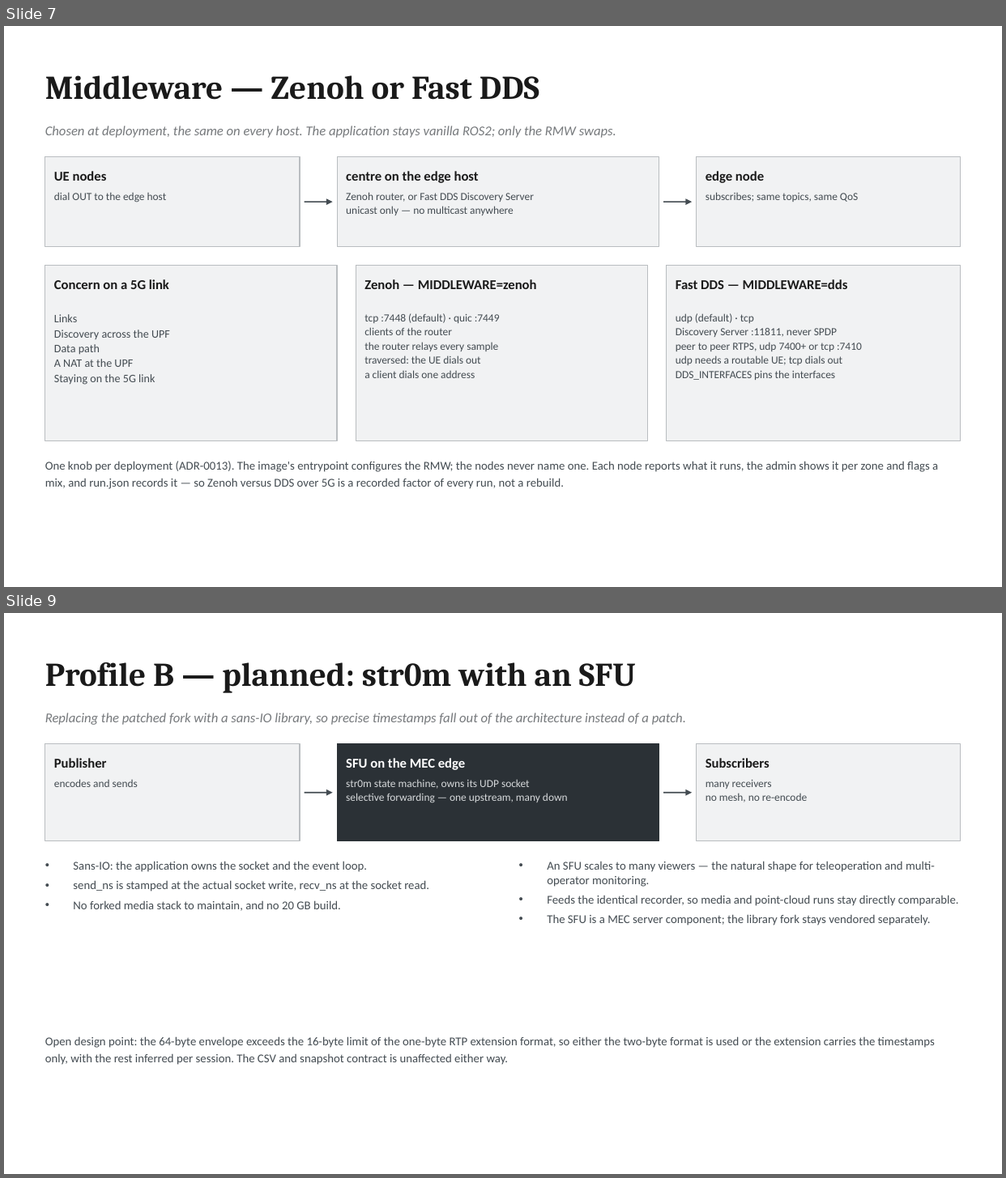
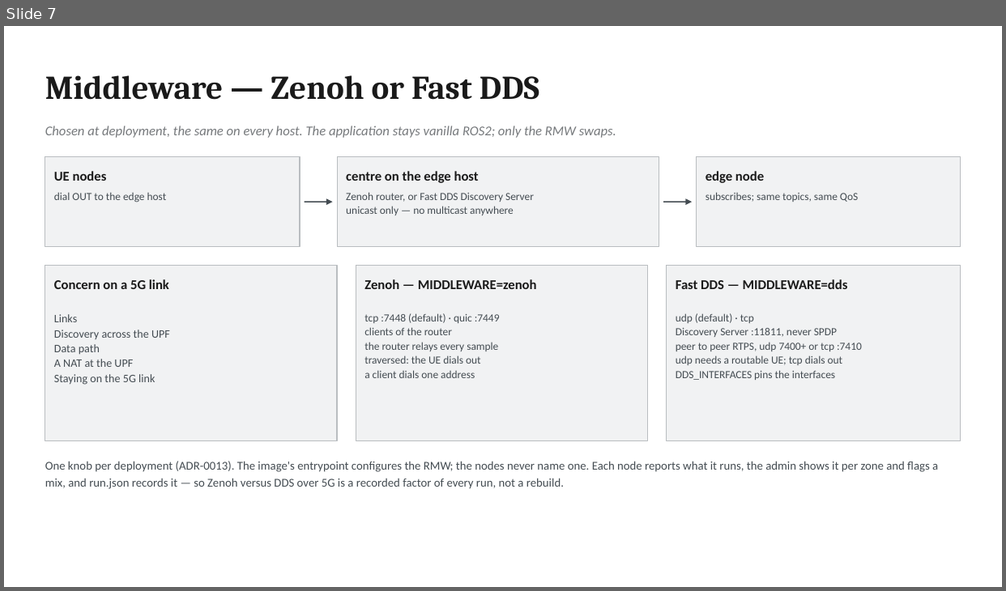
Before and after one commit to morosev/mec-cast, a slide deck: docs/slides/mec-cast-architecture.pptx. Shown one above the other, each under a label of ours: slides 7 and 9 before the commit, slide 7 after it; the slides between them are not shown. The pictures are 1006x1178 and 1006x591 pixels, drawn with LibreOffice and Linux fonts; fonts in the diff are those of the drawing. Boxes give left, top, right and bottom in pixels: in the first picture for what was removed or moved away, otherwise in the second. Text is boxed around its words. In the diff, an @@ line names an element or a change of style, - is before the commit and + after.

Commit message:
The diagrams and deck still showed the str0m SFU plan
- The runtime-topology diagram gains the media profile: the relay role
  (compose.relay.yml, usually on the edge host, :8090 tcp and udp) and the
  WebRTC client on a UE, run natively, with their admin, logging and PTP
  links.
- Slides 8-9 described a str0m SFU replacing the patched fork, which
  ADR-0015 did not do. They now show the system as built (sender, relay,
  receiver; the prebuilt fork; why the relay stays out of the
  measurement) and its three measuring points per frame.
- Slide 4 placed logging and the admin on the edge host; they run on
  infra.
- doc-sync: the slide table follows, and changed slides are now looked
  at, rendered through LibreOffice, not only checked geometrically.
  Synced to 0aa6f2f.

```diff
--- a/docs/slides/mec-cast-architecture.pptx
+++ b/docs/slides/mec-cast-architecture.pptx
@@ slide 9 removed at [4,613,1002,1174], background #FFFFFF @@
@@ text removed at [45,662,636,693] @@
-Profile B — planned: str0m with an SFU
@@ text removed at [45,713,686,725] @@
-Replacing the patched fork with a sans-IO library, so precise timestamps fall out of the architecture instead of a patch.
@@ rectangle removed at [45,744,300,841] @@
@@ text removed at [54,758,107,768] @@
-Publisher
@@ rectangle removed at [337,744,659,841] @@
@@ text removed at [346,758,465,770] @@
-SFU on the MEC edge
@@ rectangle removed at [697,744,961,841] @@
@@ text removed at [705,758,769,768] @@
-Subscribers
@@ text removed at [54,779,138,787] @@
-encodes and sends
@@ text removed at [346,779,568,803] @@
-str0m state machine, owns its UDP socket
-selective forwarding — one upstream, many down
@@ text removed at [705,780,807,803] @@
-many receivers
-no mesh, no re-encode
@@ arrow removed from (305, 793) to (333, 793) @@
@@ arrow removed from (663, 793) to (692, 793) @@
@@ text removed at [73,861,429,911] @@
-• Sans-IO: the application owns the socket and the event loop.
-• send_ns is stamped at the actual socket write, recv_ns at the socket read.
-• No forked media stack to maintain, and no 20 GB build.
@@ text removed at [547,861,959,926] @@
-• An SFU scales to many viewers — the natural shape for teleoperation and multi-operator monitoring.
-• Feeds the identical recorder, so media and point-cloud runs stay directly comparable.
-• The SFU is a MEC server component; the library fork stays vendored separately.
@@ text removed at [45,1037,935,1065] @@
-Open design point: the 64-byte envelope exceeds the 16-byte limit of the one-byte RTP extension format, so either the two-byte format is used or the extension carries the timestamps only, with the rest inferred per session. The CSV and snapshot contract is unaffected either way.
```
Also in this commit, not shown: 1 slide changed, 2 slides added, 1 other slide removed, 6 other files.
